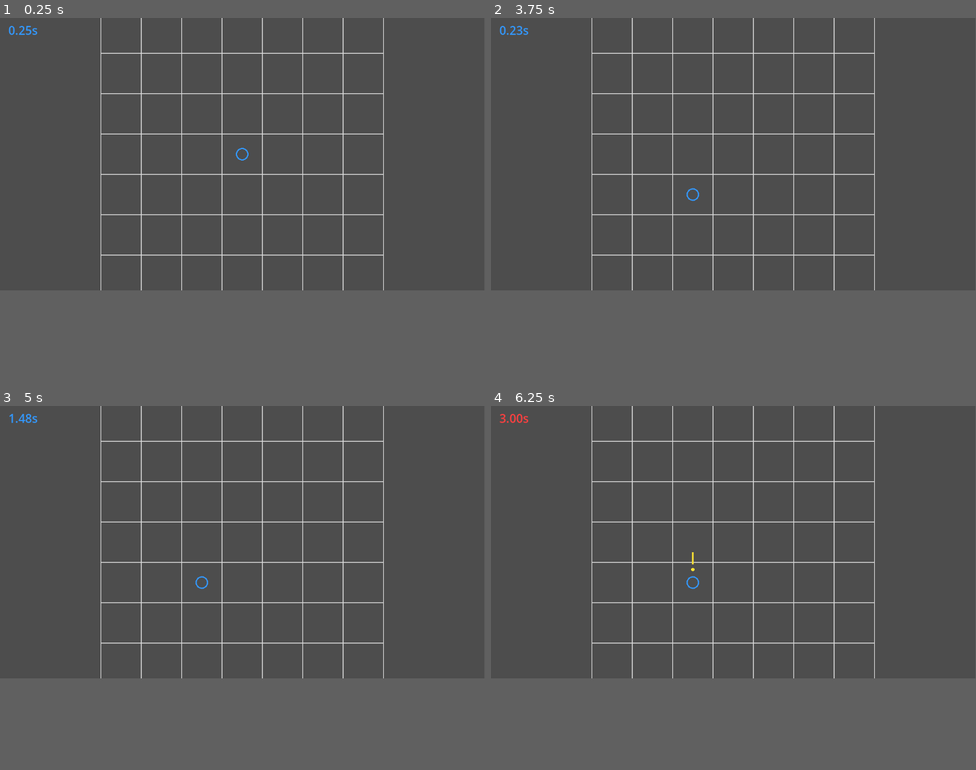
Above: before the commit, frames 1-4 (two rows, left to right).
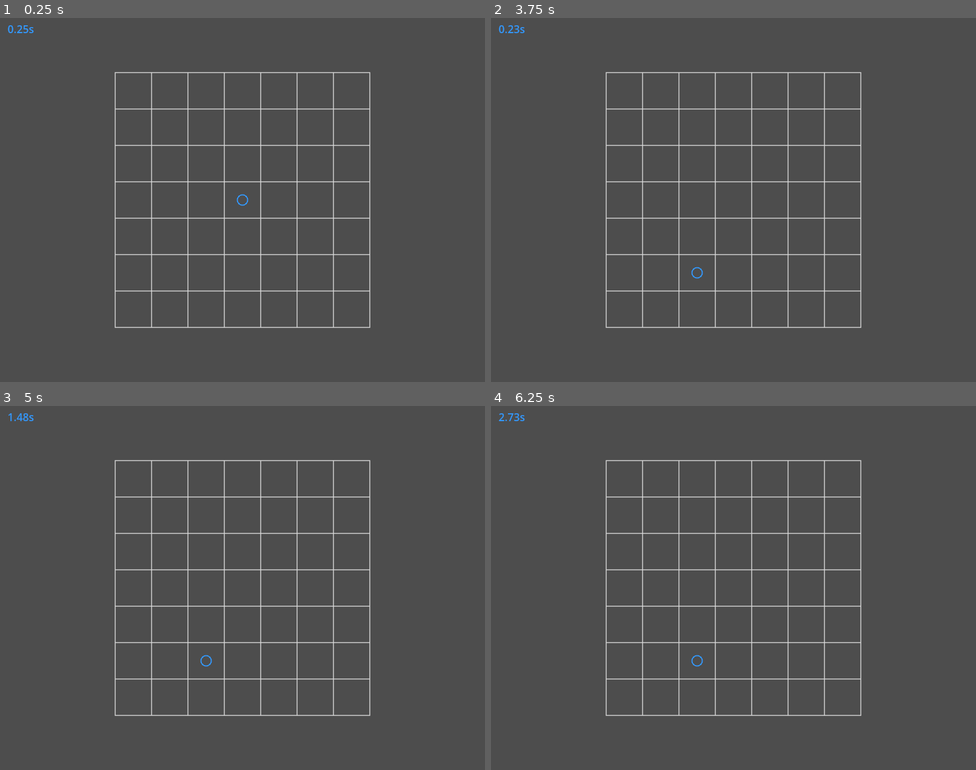
Above: after the commit, the same moments.

Repository: ustclyd/grid_demo
Game: Godot game, scene res://scenes/Main.tscn
The game is run twice, just before and just after one commit, with the same random seed, the same clock (stepped at 60 frames per second) and the same inputs.
Inputs (mouse positions are in pixels of both pictures, inside the frame that each line leads up to):
- Up to frame 1 (0.25 s): no input
- Up to frame 2 (3.75 s): tap Enter at 0.5, 2, 3.5 s; move the mouse to (840, 141) at 0.52 s; click (840, 141) at 0.67 s; tap Space at 1.25, 2.75 s; move the mouse to (636, 167) at 1.27 s; click (636, 167) at 1.42 s; move the mouse to (782, 94) at 2.02 s; click (782, 94) at 2.17 s; move the mouse to (709, 207) at 2.77 s; click (709, 207) at 2.92 s; move the mouse to (879, 196) at 3.52 s; click (879, 196) at 3.67 s
- Up to frame 3 (5 s): tap Space at 4.25 s; move the mouse to (97, 500) at 4.27 s; click (97, 500) at 4.42 s
- Up to frame 4 (6.25 s): move the mouse to (757, 540) at 5.02 s; click (757, 540) at 5.17 s; move the mouse to (660, 475) at 5.77 s; click (660, 475) at 5.92 s
The window is 799x449 before the commit and 800x600 after it. Grey fills any space a smaller window leaves; there, only what the larger window draws over its background counts as a difference.

The runs differ from the first frame. In frame 1, 5.2% of the frame differs, in the area x 1-80%, y 0-86%; in frame 2, 5.2%; in frame 3, 5.2%; in frame 4, 5.2%.

Commit message:
增大画幅；timer更新为5s

Diff:
--- a/project.godot
+++ b/project.godot
@@ -15,6 +15,11 @@
 config/features=PackedStringArray("4.6", "Forward Plus")
 config/icon="res://icon.svg"
 
+[display]
+
+window/size/viewport_width=1280
+window/size/viewport_height=960
+
 [physics]
 
 3d/physics_engine="Jolt Physics"
--- a/scripts/Main.gd
+++ b/scripts/Main.gd
@@ -38,8 +38,8 @@
 # 中心格子的索引。
 const CENTER_INDEX := int(GRID_COUNT / 2)
 
-# 每 3 秒结算一次动作。
-const TURN_INTERVAL := 3.0
+# 每 5 秒结算一次动作。
+const TURN_INTERVAL := 5.0
 
 # 真正执行动作的阶段持续 0.5 秒。
 const EXECUTE_DURATION := 0.5
@@ -93,7 +93,7 @@
 	# 每次 Timer 超时，就自动调用我们的回调函数。
 	timer.timeout.connect(_on_timer_timeout)
 
-	# 把计时器间隔明确设置为 3 秒。
+	# 把计时器间隔明确设置为 5 秒。
 	timer.wait_time = TURN_INTERVAL
 
 	# 记录这一轮开始的时间。
@@ -180,17 +180,17 @@
 
 
 # ================================
-# 计时器回调：每 3 秒执行一次
-# ================================
-#
-# 每当 Timer 走完 3 秒，就会自动调用这个函数。
+# 计时器回调：每 5 秒执行一次
+# ================================
+#
+# 每当 Timer 走完 5 秒，就会自动调用这个函数。
 func _on_timer_timeout() -> void:
 	# 进入执行阶段。
 	is_executing = true
 	queue_redraw()
 
 	# 等待 0.5 秒。
-	# 这段时间左上角固定显示 3.00s，颜色改成红色。
+	# 这段时间左上角固定显示 5.00s，颜色改成红色。
 	await get_tree().create_timer(EXECUTE_DURATION).timeout
 
 	# 如果之前有记录目标格子，就真正移动玩家。
@@ -258,18 +258,18 @@
 # ================================
 #
 # 操作阶段：
-# - 显示 0.00s 到 3.00s
+# - 显示 0.00s 到 5.00s
 # - 蓝色
 #
 # 执行阶段：
-# - 固定显示 3.00s
+# - 固定显示 5.00s
 # - 红色
 func _draw_timer_text() -> void:
 	var display_text := ""
 	var display_color := TIMER_IDLE_COLOR
 
 	if is_executing:
-		display_text = "3.00s"
+		display_text = "%.2fs" % TURN_INTERVAL
 		display_color = TIMER_EXECUTING_COLOR
 	else:
 		var now_time: float = Time.get_ticks_msec() / 1000.0
